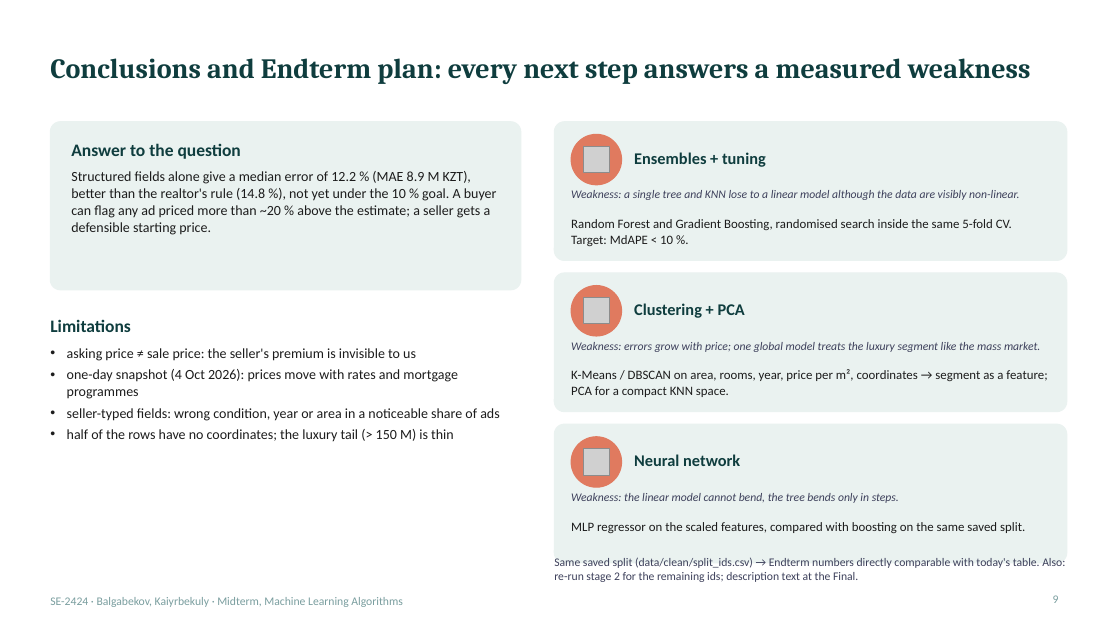
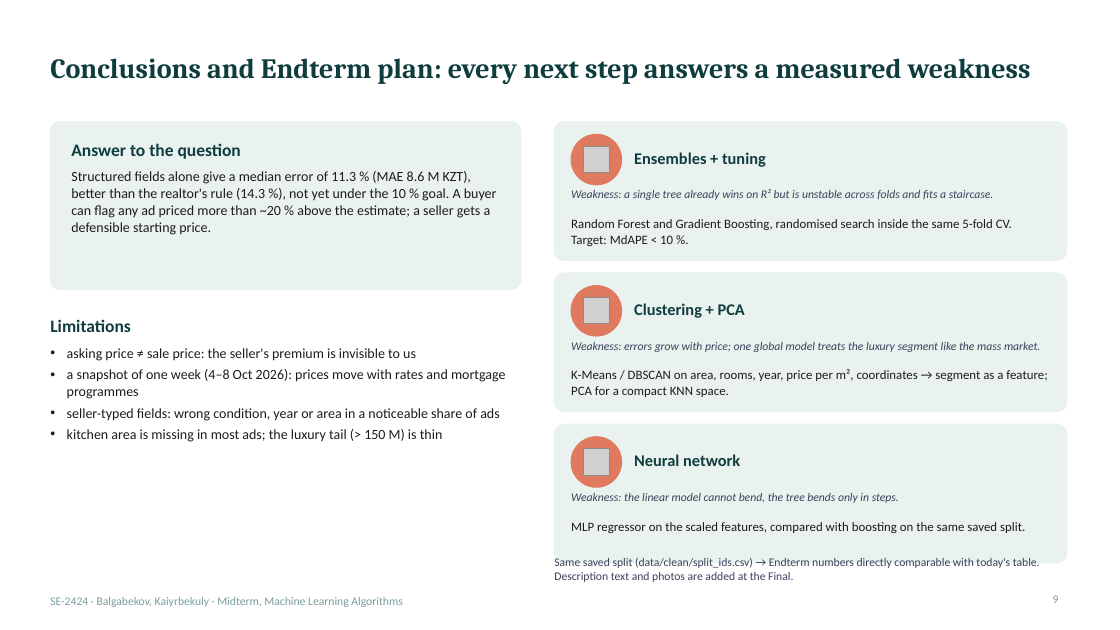
Before and after one commit to Newterios/mla_midtem, a slide deck: slide 9 of slides/Midterm_SE-2424_slides.pptx. Drawn at 1120x630 pixels with LibreOffice and Linux fonts; fonts in the diff are those of the drawing; grey boxes stand for pictures. Boxes give left, top, right and bottom in pixels: in the first picture for what was removed or moved away, otherwise in the second. Text is boxed around its words. In the diff, an @@ line names an element or a change of style, - is before the commit and + after.

Commit message:
Complete ad-page collection (second half, 8 Oct), final notebook run, saved model, updated slides and data card

```diff
--- a/slides/Midterm_SE-2424_slides.pptx
+++ b/slides/Midterm_SE-2424_slides.pptx
@@ text at (71, 171, 497, 235): text changed @@
-Structured fields alone give a median error of 12.2 % (MAE 8.9 M KZT), better than the realtor's rule (14.8 %), not yet under the 10 % goal. A buyer can flag any ad priced more than ~20 % above the estimate; a seller gets a defensible starting price.
+Structured fields alone give a median error of 11.3 % (MAE 8.6 M KZT), better than the realtor's rule (14.3 %), not yet under the 10 % goal. A buyer can flag any ad priced more than ~20 % above the estimate; a seller gets a defensible starting price.
@@ text at (571, 189, 994, 200): text changed @@
-Weakness: a single tree and KNN lose to a linear model although the data are visibly non-linear.
+Weakness: a single tree already wins on R² but is unstable across folds and fits a staircase.
@@ text at (67, 369, 506, 399): text changed @@
-• one-day snapshot (4 Oct 2026): prices move with rates and mortgage programmes
+• a snapshot of one week (4–8 Oct 2026): prices move with rates and mortgage programmes
@@ text at (67, 429, 443, 442): text changed @@
-• half of the rows have no coordinates; the luxury tail (> 150 M) is thin
+• kitchen area is missing in most ads; the luxury tail (> 150 M) is thin
@@ text at (554, 557, 1040, 582): text changed @@
-Same saved split (data/clean/split_ids.csv) → Endterm numbers directly comparable with today's table. Also: re-run stage 2 for the remaining ids; description text at the Final.
+Same saved split (data/clean/split_ids.csv) → Endterm numbers directly comparable with today's table. Description text and photos are added at the Final.
```
Also in this commit, not shown: 5 other slides changed, 40 other files.
